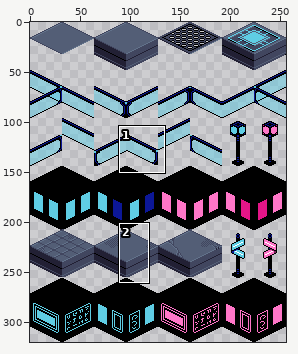
File history of a sprite sheet, Assets/Sprites/Object/level-1-tiles.png. The picture above shows the old version from afar; the outline marks the close-up.
Close-up. Before the edit:
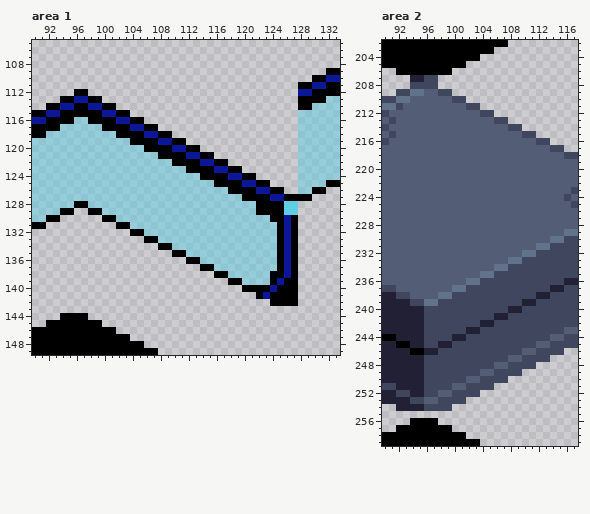
The file is 256x320 pixels. Shown: area 1: x 90..133, y 105..149; area 2: x 90..117, y 202..259. The commit also changed other parts of the picture, which this record leaves out.
Once edited:
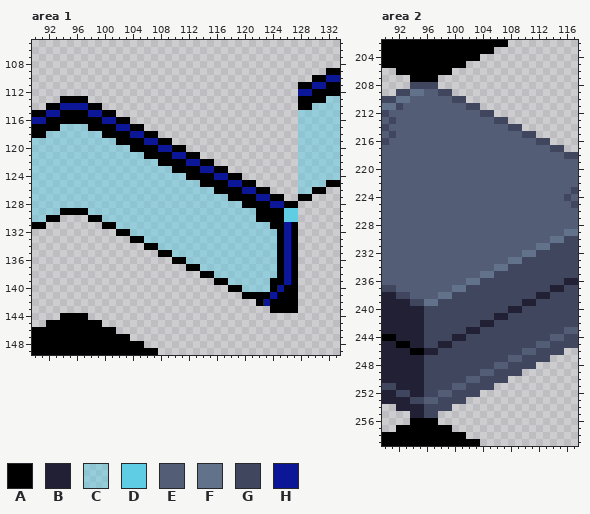
Palette (. is transparent): A #000000  B #222034  C #5fcde47f  D #5fcde4  E #535e76  F #62728a  G #41465f  H #0c1797
Diff:
--- area 1
@@ x 90..133 @@
 111 ......................................AAHHAA
-112 ......AA..............................HHAAAA
-113 ....AAHHAA............................AAAACC
-114 ..AAHHAAHHAA..........................AACCCC
-115 AAHHAAAAAAHHAA........................CCCCCC
-116 HHAAAACCAAAAHHAA......................CCCCCC
-117 AAAACCCCCCAAAAHHAA....................CCCCCC
-118 AACCCCCCCCCCAAAAHHAA..................CCCCCC
-119 CCCCCCCCCCCCCCAAAAHHAA................CCCCCC
-120 CCCCCCCCCCCCCCCCAAAAHHAA..............CCCCCC
-121 CCCCCCCCCCCCCCCCCCAAAAHHAA............CCCCCC
-122 CCCCCCCCCCCCCCCCCCCCAAAAHHAA..........CCCCCC
-123 CCCCCCCCCCCCCCCCCCCCCCAAAAHHAA........CCCCCC
-124 CCCCCCCCCCCCCCCCCCCCCCCCAAAAHHAA......CCCCCC
-125 CCCCCCCCCCCCCCCCCCCCCCCCCCAAAAHHAA....CCCCAA
-126 CCCCCCCCCCCCCCCCCCCCCCCCCCCCAAAAHHAA..CCAA..
-127 CCCCCCCCCCCCCCCCCCCCCCCCCCCCCCAAAAHHAAAA....
-128 CCCCCCAACCCCCCCCCCCCCCCCCCCCCCCCAAAADD......
-129 CCCCAA..AACCCCCCCCCCCCCCCCCCCCCCAAAADD......
-130 CCAA......AACCCCCCCCCCCCCCCCCCCCCCAAHA......
-131 AA..........AACCCCCCCCCCCCCCCCCCCCCAHA......
-132 ..............AACCCCCCCCCCCCCCCCCCCAHA......
-133 ................AACCCCCCCCCCCCCCCCCAHA......
-134 ..................AACCCCCCCCCCCCCCCAHA......
-135 ....................AACCCCCCCCCCCCCAHA......
-136 ......................AACCCCCCCCCCCAHA......
-137 ........................AACCCCCCCCCAHA......
-138 ..........................AACCCCCCAAHA......
-139 ............................AACCCCAHAA......
-140 ..............................AAAAHAAA......
-141 ................................AHAAAA......
-142 ..................................AAAA......
-143 ............................................
+112 ......................................HHAAAA
+113 ....AAAA..............................AAAACC
+114 ..AAHHHHAA............................AACCCC
+115 AAHHAAAAHHAA..........................CCCCCC
+116 HHAAAAAAAAHHAA........................CCCCCC
+117 AAAACCCCAAAAHHAA......................CCCCCC
+118 AACCCCCCCCAAAAHHAA....................CCCCCC
+119 CCCCCCCCCCCCAAAAHHAA..................CCCCCC
+120 CCCCCCCCCCCCCCAAAAHHAA................CCCCCC
+121 CCCCCCCCCCCCCCCCAAAAHHAA..............CCCCCC
+122 CCCCCCCCCCCCCCCCCCAAAAHHAA............CCCCCC
+123 CCCCCCCCCCCCCCCCCCCCAAAAHHAA..........CCCCCC
+124 CCCCCCCCCCCCCCCCCCCCCCAAAAHHAA........CCCCCC
+125 CCCCCCCCCCCCCCCCCCCCCCCCAAAAHHAA......CCCCAA
+126 CCCCCCCCCCCCCCCCCCCCCCCCCCAAAAHHAA....CCAA..
+127 CCCCCCCCCCCCCCCCCCCCCCCCCCCCAAAAHHAA..AA....
+128 CCCCCCCCCCCCCCCCCCCCCCCCCCCCCCAAAAHHAA......
+129 CCCCAAAACCCCCCCCCCCCCCCCCCCCCCCCAAAADD......
+130 CCAA....AACCCCCCCCCCCCCCCCCCCCCCAAAADD......
+131 AA........AACCCCCCCCCCCCCCCCCCCCCCAAHA......
+132 ............AACCCCCCCCCCCCCCCCCCCCCAHA......
+133 ..............AACCCCCCCCCCCCCCCCCCCAHA......
+134 ................AACCCCCCCCCCCCCCCCCAHA......
+135 ..................AACCCCCCCCCCCCCCCAHA......
+136 ....................AACCCCCCCCCCCCCAHA......
+137 ......................AACCCCCCCCCCCAHA......
+138 ........................AACCCCCCCCCAHA......
+139 ..........................AACCCCCCAAHA......
+140 ............................AACCCCAHAA......
+141 ..............................AAAAHAAA......
+142 ................................AHAAAA......
+143 ..................................AAAA......
 144 ....AAAA....................................
--- area 2
@@ x 92..99 @@
 206 AAAAAAAA
-207 ..BBGG..
+207 ..AAAA..
 208 ..GGGG..
@@ x 92..99 @@
 254 BBBBGGGG
-255 ........
+255 ..BBGG..
 256 ..AAAA..
